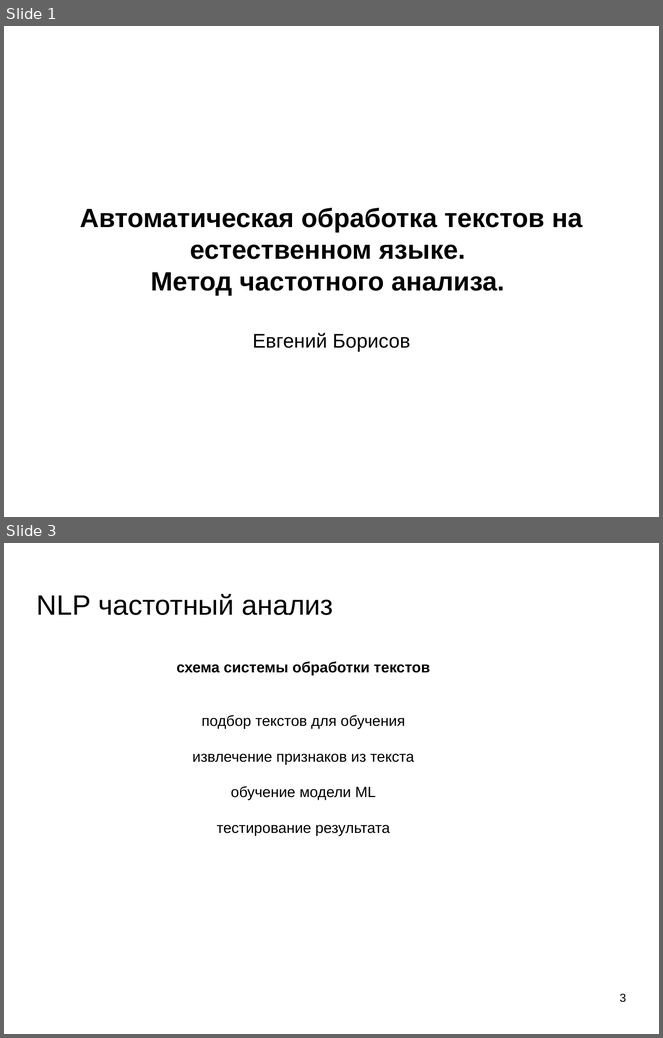
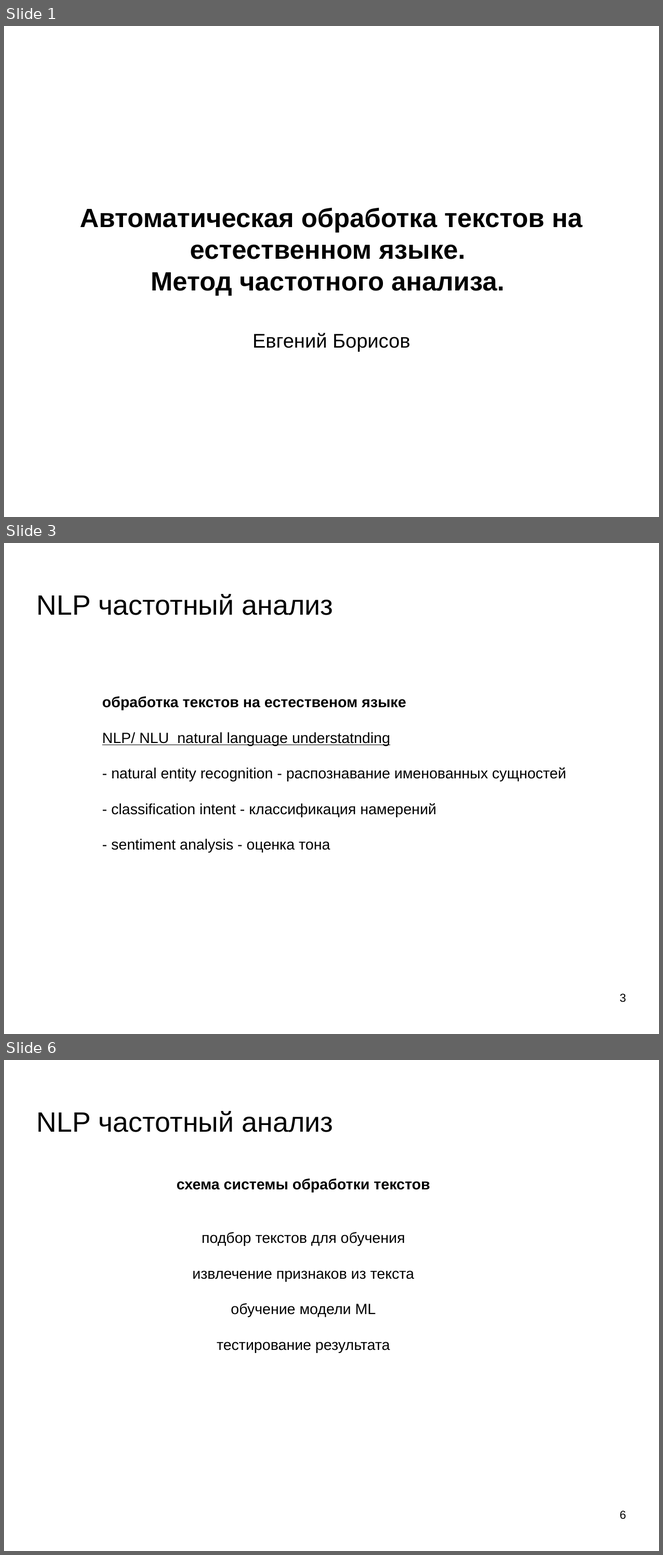
Before and after one commit to mechanoid5/ml_lectorium_legacy, a slide deck: 25-text-tfidf.odp. Shown one above the other, each under a label of ours: slides 1 and 3 before the commit, slides 1, 3 and 6 after it; the slides between them are not shown. The pictures are 663x1038 and 663x1555 pixels, drawn with LibreOffice and Linux fonts; fonts in the diff are those of the drawing; background and template pictures are left out. Boxes give left, top, right and bottom in pixels: in the first picture for what was removed or moved away, otherwise in the second. Text is boxed around its words. In the diff, an @@ line names an element or a change of style, - is before the commit and + after.

```diff
--- a/25-text-tfidf.odp
+++ b/25-text-tfidf.odp
@@ slide 3 added at bbox=[4, 543, 659, 1034], background picture (left out) @@
@@ title added at bbox=[37, 594, 333, 615], 33.9 pt, text #000000 @@
+NLP частотный анализ
@@ text added at bbox=[102, 696, 567, 853], 18 pt, text #000000 @@
+обработка текстов на естественом языке
+NLP/ NLU natural language understatnding
+- natural entity recognition - распознавание именованных сущностей
+- classification intent - классификация намерений
+- sentiment analysis - оценка тона
@@ page number added at bbox=[620, 994, 626, 1003], 14 pt, text #000000 @@
+3
@@ what was slide 3 is now slide 6 @@
@@ page number at bbox=[620, 1511, 626, 1520]: text changed @@
-3
+6
```
Also in this commit, not shown: 4 slides changed, 6 other slides added, 1 slide removed, 1 other file.
